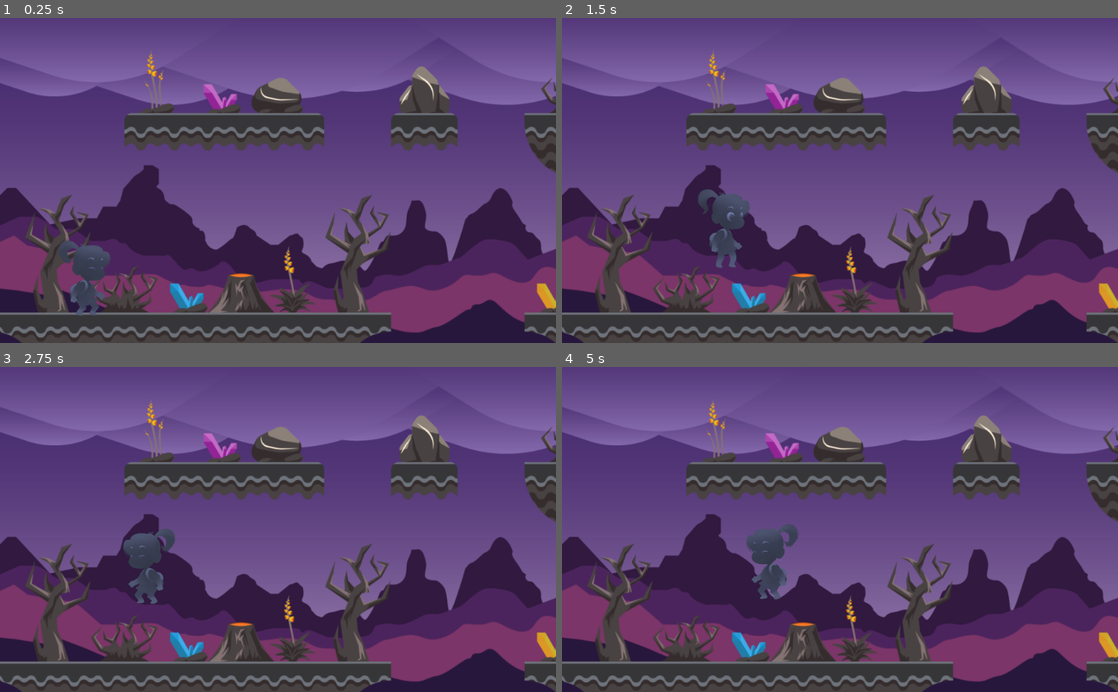
Above: before the commit, frames 1-4 (two rows, left to right).
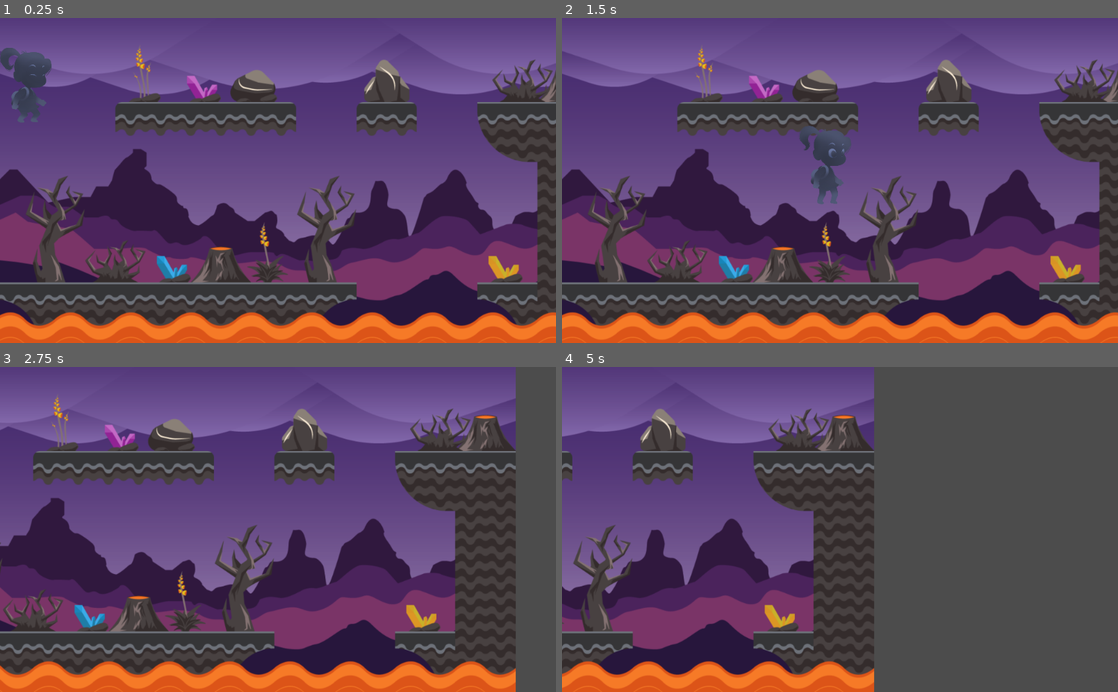
Above: after the commit, the same moments.

Repository: esterfogaca/WGJ2020
Game: Godot game, scene res://scenes/World.tscn
The game is run twice, just before and just after one commit, with the same random seed, the same clock (stepped at 60 frames per second) and the same inputs. After the commit the project has no main scene; this scene is started directly in both runs.
Inputs:
- Up to frame 1 (0.25 s): no input
- Up to frame 2 (1.5 s): hold Space (up_jump) 0.53-1.28 s; hold Right (right) from 0.53 s (still down); tap Space (up_jump) at 1.35 s
- Up to frame 3 (2.75 s): tap Space (up_jump) at 1.52, 1.82 s; release Right (right) at 2.03 s; hold Left (left) from 2.03 s (still down); hold Space (up_jump) from 2.03 s (still down)
- Up to frame 4 (5 s): release Left (left) at 2.78 s; release Space (up_jump) at 2.78 s; hold Right (right) 2.78-4.28 s; tap Space (up_jump) at 2.85, 3.02, 3.32, 4.35, 4.52, 4.82 s; hold Space (up_jump) 3.53-4.28 s; hold Left (left) from 4.28 s (still down)

The runs differ from the first frame. In frame 1, 50% of the frame differs, in the area x 0-100%, y 8-100%; in frame 2, 50%; in frame 3, 55%; in frame 4, 69%, in the area x 0-100%, y 0-100%.

Commit message:
feat(player): Fixed jump and collision.

Diff:
--- /dev/null
+++ b/actors/Girl.tscn
@@ -0,0 +1,52 @@
+[gd_scene load_steps=9 format=2]
+
+[ext_resource path="res://assets/girl/Main-Char---Sprites_0001s_0002_Idle-2.png" type="Texture" id=1]
+[ext_resource path="res://assets/girl/Main-Char---Sprites_0001s_0001_Idle-1.png" type="Texture" id=2]
+[ext_resource path="res://scenes/Girl.gd" type="Script" id=3]
+[ext_resource path="res://assets/girl/Main-Char---Sprites_0001s_0003_Idle-3.png" type="Texture" id=4]
+[ext_resource path="res://assets/girl/Main-Char---Sprites_0001s_0004_Idle-4.png" type="Texture" id=5]
+[ext_resource path="res://assets/girl/Main-Char---Sprites_0001s_0005_Idle-5.png" type="Texture" id=6]
+
+[sub_resource type="SpriteFrames" id=1]
+animations = [ {
+"frames": [ ExtResource( 2 ), ExtResource( 1 ), ExtResource( 4 ), ExtResource( 5 ), ExtResource( 6 ) ],
+"loop": true,
+"name": "idle",
+"speed": 5.0
+}, {
+"frames": [ ExtResource( 4 ) ],
+"loop": true,
+"name": "walk_left",
+"speed": 5.0
+}, {
+"frames": [ ExtResource( 6 ) ],
+"loop": true,
+"name": "walk_right",
+"speed": 5.0
+} ]
+
+[sub_resource type="RectangleShape2D" id=2]
+extents = Vector2( 107.843, 198.03 )
+
+[node name="Girl" type="KinematicBody2D"]
+position = Vector2( -31.6855, -82.9005 )
+script = ExtResource( 3 )
+
+[node name="AnimatedSprite" type="AnimatedSprite" parent="."]
+position = Vector2( 22.6274, -144.25 )
+frames = SubResource( 1 )
+animation = "walk_left"
+playing = true
+
+[node name="Camera2D" type="Camera2D" parent="."]
+current = true
+limit_left = 0
+limit_top = 0
+limit_bottom = 0
+drag_margin_h_enabled = true
+drag_margin_v_enabled = true
+editor_draw_drag_margin = true
+
+[node name="CollisionShape2D" type="CollisionShape2D" parent="."]
+position = Vector2( 42.6192, -120.93 )
+shape = SubResource( 2 )
--- a/project.godot
+++ b/project.godot
@@ -16,31 +16,34 @@
 [application]
 
 config/name="WGJ2020"
-run/main_scene="res://scenes/World.tscn"
+config/icon="res://icon.png"
 
 [input]
 
+left={
+"deadzone": 0.5,
+"events": [ Object(InputEventKey,"resource_local_to_scene":false,"resource_name":"","device":0,"alt":false,"shift":false,"control":false,"meta":false,"command":false,"pressed":false,"scancode":16777231,"unicode":0,"echo":false,"script":null)
+, Object(InputEventKey,"resource_local_to_scene":false,"resource_name":"","device":0,"alt":false,"shift":false,"control":false,"meta":false,"command":false,"pressed":false,"scancode":65,"unicode":0,"echo":false,"script":null)
+, Object(InputEventJoypadMotion,"resource_local_to_scene":false,"resource_name":"","device":0,"axis":0,"axis_value":-1.0,"script":null)
+, Object(InputEventJoypadButton,"resource_local_to_scene":false,"resource_name":"","device":0,"button_index":14,"pressure":0.0,"pressed":false,"script":null)
+ ]
+}
 right={
 "deadzone": 0.5,
 "events": [ Object(InputEventKey,"resource_local_to_scene":false,"resource_name":"","device":0,"alt":false,"shift":false,"control":false,"meta":false,"command":false,"pressed":false,"scancode":16777233,"unicode":0,"echo":false,"script":null)
 , Object(InputEventKey,"resource_local_to_scene":false,"resource_name":"","device":0,"alt":false,"shift":false,"control":false,"meta":false,"command":false,"pressed":false,"scancode":68,"unicode":0,"echo":false,"script":null)
- ]
-}
-left={
-"deadzone": 0.5,
-"events": [ Object(InputEventKey,"resource_local_to_scene":false,"resource_name":"","device":0,"alt":false,"shift":false,"control":false,"meta":false,"command":false,"pressed":false,"scancode":16777231,"unicode":0,"echo":false,"script":null)
-, Object(InputEventKey,"resource_local_to_scene":false,"resource_name":"","device":0,"alt":false,"shift":false,"control":false,"meta":false,"command":false,"pressed":false,"scancode":65,"unicode":0,"echo":false,"script":null)
+, Object(InputEventJoypadMotion,"resource_local_to_scene":false,"resource_name":"","device":0,"axis":0,"axis_value":1.0,"script":null)
+, Object(InputEventJoypadButton,"resource_local_to_scene":false,"resource_name":"","device":0,"button_index":15,"pressure":0.0,"pressed":false,"script":null)
  ]
 }
 up_jump={
 "deadzone": 0.5,
-"events": [ Object(InputEventMouseButton,"resource_local_to_scene":false,"resource_name":"","device":0,"alt":false,"shift":false,"control":false,"meta":false,"command":false,"button_mask":0,"position":Vector2( 0, 0 ),"global_position":Vector2( 0, 0 ),"factor":1.0,"button_index":1,"pressed":false,"doubleclick":false,"script":null)
+"events": [ Object(InputEventKey,"resource_local_to_scene":false,"resource_name":"","device":0,"alt":false,"shift":false,"control":false,"meta":false,"command":false,"pressed":false,"scancode":16777232,"unicode":0,"echo":false,"script":null)
 , Object(InputEventKey,"resource_local_to_scene":false,"resource_name":"","device":0,"alt":false,"shift":false,"control":false,"meta":false,"command":false,"pressed":false,"scancode":32,"unicode":0,"echo":false,"script":null)
+, Object(InputEventJoypadButton,"resource_local_to_scene":false,"resource_name":"","device":0,"button_index":0,"pressure":0.0,"pressed":false,"script":null)
  ]
 }
 
 [rendering]
 
-quality/driver/driver_name="GLES2"
-quality/driver/fallback_to_gles2=true
 environment/default_environment="res://default_env.tres"
--- a/scenes/Girl.gd
+++ b/scenes/Girl.gd
@@ -1,35 +1,41 @@
 extends KinematicBody2D
 
-var walk_speed = 150
 const UP = Vector2(0, -1)
-var velocity = Vector2(0, 0)
+const ACCELERATION = 50
+const MAX_SPEED = 500
+const GRAVITY = 100
+const JUMP_HEIGHT = -1500
 
+var velocity = Vector2.ZERO
 
-func _process(delta):
+func _physics_process(delta: float) -> void:
+	velocity.y += GRAVITY
+	var friction = false
 
-	var walk_left = Input.is_action_pressed("left")
-
-	var walk_right = Input.is_action_pressed("right")
-
-	velocity = Vector2()
-
-	velocity.y +=250
-
-	if walk_left:
-		velocity.x = -walk_speed
+	if Input.is_action_pressed("left"):
+		velocity.x = max(velocity.x-ACCELERATION, -MAX_SPEED)
 		$AnimatedSprite.play("walk_left")
 		$AnimatedSprite.flip_h = true
 
-	elif walk_right:
-		velocity.x = walk_speed
+	elif Input.is_action_pressed("right"):
+		velocity.x = min(velocity.x+ACCELERATION, MAX_SPEED)
 		$AnimatedSprite.play("walk_right")
 		$AnimatedSprite.flip_h = false
 	else:
-		velocity.x = 0
+		#$AnimatedSprite.play("Idle")
+		friction = true
 
 	if is_on_floor():
-		if Input.is_action_pressed("up_jump"):
-			velocity.y = -9500
+		if Input.is_action_just_pressed("up_jump"):
+			velocity.y = JUMP_HEIGHT
+		if friction == true:
+			velocity.x = lerp(velocity.x, 0, 0.2)
+
+	else:
+		#$AnimatedSprite.play("jump")
+		if friction == true:
+			velocity.x = lerp(velocity.x, 0, 0.05)
+
 
 	velocity = move_and_slide(velocity, UP)
 	#velocity vai me retornar a minha própria velocidade e se eu colidir em algo volta a zerar.
--- a/scenes/World.tscn
+++ b/scenes/World.tscn
@@ -1,100 +1,70 @@
-[gd_scene load_steps=13 format=2]
+[gd_scene load_steps=8 format=2]
 
-[ext_resource path="res://scenes/Girl.gd" type="Script" id=1]
-[ext_resource path="res://assets/girl/Main-Char---Sprites_0001s_0001_Idle-1.png" type="Texture" id=2]
-[ext_resource path="res://assets/girl/Main-Char---Sprites_0001s_0003_Idle-3.png" type="Texture" id=3]
-[ext_resource path="res://assets/girl/Main-Char---Sprites_0001s_0005_Idle-5.png" type="Texture" id=4]
-[ext_resource path="res://assets/girl/Main-Char---Sprites_0001s_0002_Idle-2.png" type="Texture" id=5]
-[ext_resource path="res://assets/girl/Main-Char---Sprites_0001s_0004_Idle-4.png" type="Texture" id=6]
+[ext_resource path="res://actors/Girl.tscn" type="PackedScene" id=1]
 [ext_resource path="res://assets/temporario/sample_alt.png" type="Texture" id=7]
 [ext_resource path="res://assets/temporario/volcano_pack_39.png" type="Texture" id=8]
 
-[sub_resource type="CircleShape2D" id=1]
-radius = 19.9676
-
-[sub_resource type="SpriteFrames" id=2]
-animations = [ {
-"frames": [ ExtResource( 2 ), ExtResource( 5 ), ExtResource( 3 ), ExtResource( 6 ), ExtResource( 4 ) ],
-"loop": true,
-"name": "idle",
-"speed": 5.0
-}, {
-"frames": [ ExtResource( 4 ) ],
-"loop": true,
-"name": "walk_right",
-"speed": 5.0
-}, {
-"frames": [ ExtResource( 3 ) ],
-"loop": true,
-"name": "walk_left",
-"speed": 5.0
-} ]
-
 [sub_resource type="RectangleShape2D" id=3]
-extents = Vector2( 3.74249, 0.492545 )
+extents = Vector2( 3.9773, 0.492545 )
 
 [sub_resource type="RectangleShape2D" id=4]
-extents = Vector2( 231.049, 80.069 )
+extents = Vector2( 271.304, 80.069 )
+
+[sub_resource type="RectangleShape2D" id=5]
+extents = Vector2( 111.786, 727.114 )
+
+[sub_resource type="RectangleShape2D" id=6]
+extents = Vector2( 68.4803, 888.173 )
 
 [node name="World" type="Node2D"]
 scale = Vector2( 0.3, 0.3 )
 
-[node name="YSort" type="YSort" parent="."]
-position = Vector2( -56.0633, -29.3665 )
+[node name="Stage" type="StaticBody2D" parent="."]
+scale = Vector2( 1.5, 1 )
 
-[node name="Sprite" type="Sprite" parent="YSort"]
-scale = Vector2( 3, 3 )
+[node name="YSort" type="YSort" parent="Stage"]
+position = Vector2( -37.3755, -29.3665 )
+scale = Vector2( 0.666667, 1 )
+
+[node name="Sprite" type="Sprite" parent="Stage/YSort"]
+position = Vector2( 23.3354, -10.1992 )
+scale = Vector2( 2.71323, 2.71323 )
 texture = ExtResource( 7 )
 centered = false
 
-[node name="Girl" type="KinematicBody2D" parent="."]
-position = Vector2( 494.402, 1732.95 )
-script = ExtResource( 1 )
-
-[node name="CollisionShape2D" type="CollisionShape2D" parent="Girl"]
-visible = false
-position = Vector2( 1.41582, 31.1479 )
-shape = SubResource( 1 )
-
-[node name="AnimatedSprite" type="AnimatedSprite" parent="Girl"]
-position = Vector2( 22.6274, -144.25 )
-frames = SubResource( 2 )
-animation = "walk_left"
-playing = true
-
-[node name="Camera2D" type="Camera2D" parent="Girl"]
-current = true
-limit_left = 0
-limit_top = 0
-limit_bottom = 0
-drag_margin_h_enabled = true
-drag_margin_v_enabled = true
-editor_draw_drag_margin = true
-
-[node name="Ground" type="StaticBody2D" parent="."]
-scale = Vector2( 1.5, 1 )
-
-[node name="Sprite" type="Sprite" parent="Ground"]
+[node name="Sprite" type="Sprite" parent="Stage"]
 scale = Vector2( 0.611246, 0.949553 )
 
-[node name="volcano_pack_39" type="Sprite" parent="Ground/Sprite"]
+[node name="volcano_pack_39" type="Sprite" parent="Stage/Sprite"]
 visible = false
 position = Vector2( 572.201, 1996.63 )
 texture = ExtResource( 8 )
 
-[node name="CollisionShape2D" type="CollisionShape2D" parent="Ground"]
-position = Vector2( 777.004, 1879.59 )
+[node name="CollisionShape2D" type="CollisionShape2D" parent="Stage"]
+position = Vector2( 630.371, 1720.32 )
 scale = Vector2( 220, 167.363 )
 shape = SubResource( 3 )
 
-[node name="Sprite2" type="Sprite" parent="Ground"]
+[node name="CollisionShape2D4" type="CollisionShape2D" parent="Stage"]
+position = Vector2( 2087.23, 1707.43 )
+scale = Vector2( 0.611246, 0.949553 )
+shape = SubResource( 4 )
+
+[node name="CollisionShape2D2" type="CollisionShape2D" parent="Stage"]
+position = Vector2( 2284.64, 1275.41 )
+shape = SubResource( 5 )
+
+[node name="CollisionShape2D3" type="CollisionShape2D" parent="Stage"]
+position = Vector2( -55.6193, 1084.58 )
+shape = SubResource( 6 )
+
+[node name="Sprite2" type="Sprite" parent="Stage"]
 scale = Vector2( 0.611246, 0.949553 )
 
-[node name="volcano_pack_39" type="Sprite" parent="Ground/Sprite2"]
+[node name="volcano_pack_39" type="Sprite" parent="Stage/Sprite2"]
 visible = false
 position = Vector2( 3600.14, 1980.87 )
 texture = ExtResource( 8 )
 
-[node name="CollisionShape2D" type="CollisionShape2D" parent="Ground/Sprite2"]
-position = Vector2( 3737.32, 1997.82 )
-shape = SubResource( 4 )
+[node name="Girl" parent="." instance=ExtResource( 1 )]
+position = Vector2( 134.123, -108.921 )
Binary file added: assets/temporario/volcano_pack_53.png
Not shown, added: assets/temporario/volcano_pack_53.png.import
Binary file added: assets/temporario/volcano_pack_54.png
Not shown, added: assets/temporario/volcano_pack_54.png.import
Binary file added: assets/temporario/volcano_pack_alt_03.png
Not shown, added: assets/temporario/volcano_pack_alt_03.png.import
Binary file added: assets/temporario/volcano_pack_alt_05.png
Not shown, added: assets/temporario/volcano_pack_alt_05.png.import
Binary file added: assets/temporario/volcano_pack_alt_07.png
Not shown, added: assets/temporario/volcano_pack_alt_07.png.import
Binary file added: assets/temporario/volcano_pack_alt_13.png
Not shown, added: assets/temporario/volcano_pack_alt_13.png.import
(and 6 more such lines)
